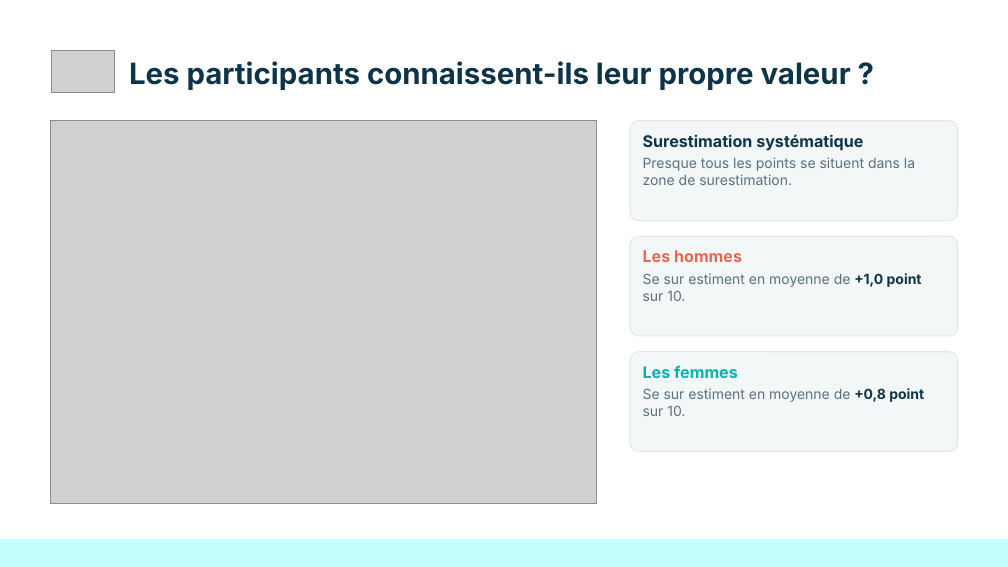
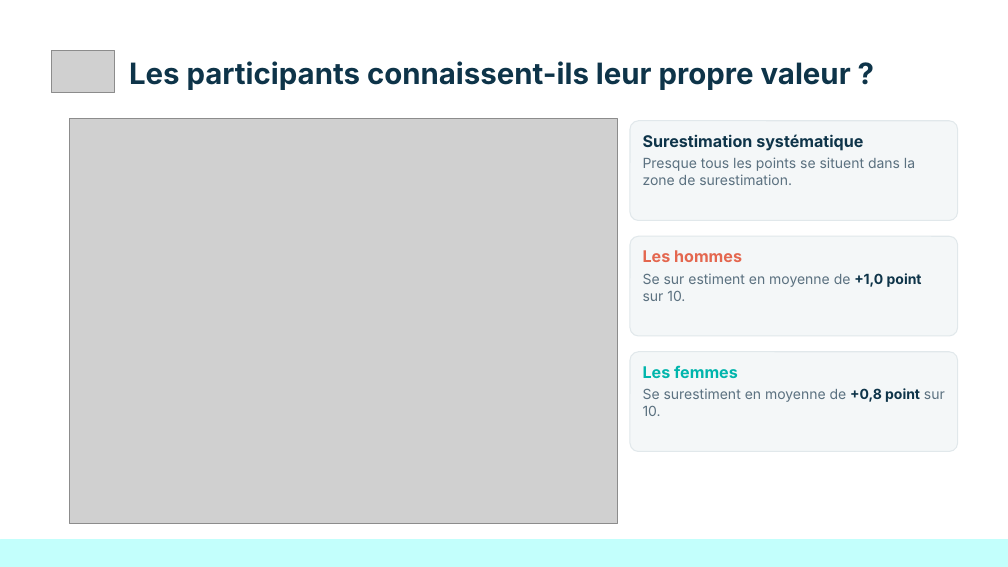
Before and after one commit to Elkristobal59/CERTIFICATION_CDSD, a slide deck: slide 6 of Bloc_2_Analyse_Exploratoire/Tinder/Tinder_presentation.pptx. Drawn at 1008x567 pixels with LibreOffice and Linux fonts; fonts in the diff are those of the drawing; grey boxes stand for pictures. Boxes give left, top, right and bottom in pixels: in the first picture for what was removed or moved away, otherwise in the second. Text is boxed around its words. In the diff, an @@ line names an element or a change of style, - is before the commit and + after.

```diff
--- a/Bloc_2_Analyse_Exploratoire/Tinder/Tinder_presentation.pptx
+++ b/Bloc_2_Analyse_Exploratoire/Tinder/Tinder_presentation.pptx
@@ picture: place and size @@
-picture at box(50, 121, 597, 504)
+picture at box(70, 119, 618, 524)
@@ text at box(643, 388, 945, 416): spaces changed @@
-Se sur estiment en moyenne de +0,8 point sur 10.
+Se surestiment en moyenne de +0,8 point sur 10.
```
Also in this commit, not shown: 4 other slides changed, 1 other file.
